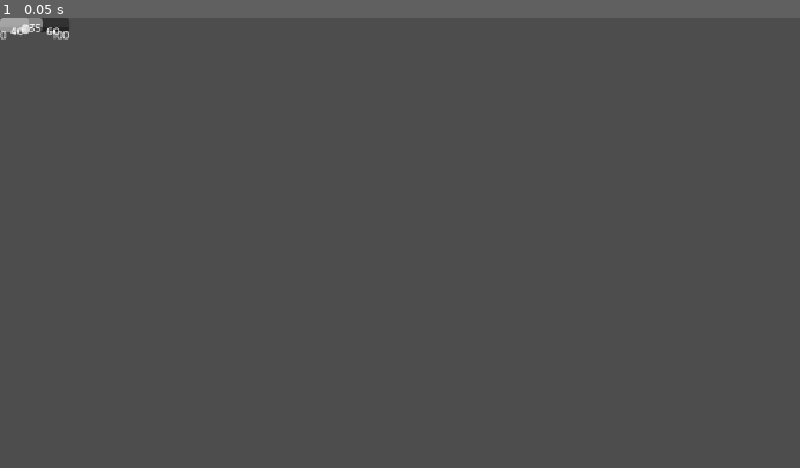
Above: before the commit, frame 1.
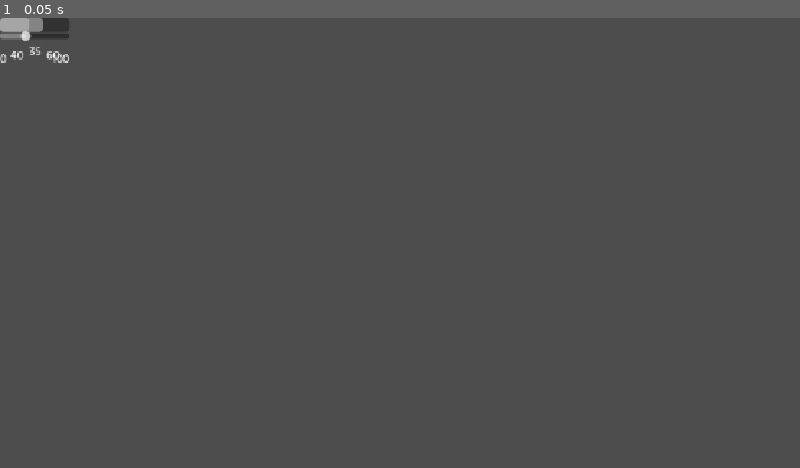
Above: after the commit, the same moment.

Repository: vhoyer/ludum_dare_60
Game: Godot game, scene res://components/ui_goal_within_range_of_range/TestAdjacentScene.tscn
Two runs of this game, one before a commit and one after it. Both use one fixed random seed, a clock stepped at 60 frames per second and the inputs below. This scene is started directly instead of the project's main scene.
Inputs:
- Up to frame 1 (0.05 s): no input

The runs differ from the first frame. In frame 1, 0.3% of the frame differs, in the area x 0-9%, y 1-10%.

Commit message:
Allow Goal to Expand Size

Diff:
--- a/components/ui_goal_within_range_of_range/TestAdjacentScene.tscn
+++ b/components/ui_goal_within_range_of_range/TestAdjacentScene.tscn
@@ -5,11 +5,7 @@
 
 [node name="Test" type="Control" unique_id=524011718]
 layout_mode = 3
-anchors_preset = 15
-anchor_right = 1.0
-anchor_bottom = 1.0
-grow_horizontal = 2
-grow_vertical = 2
+anchors_preset = 0
 script = ExtResource("1_bpvyl")
 
 [node name="UiGoalWithinRangeOfRange" parent="." unique_id=1012150934 instance=ExtResource("2_qdkyh")]
--- a/components/ui_goal_within_range_of_range/ui_goal_within_range_of_range.tscn
+++ b/components/ui_goal_within_range_of_range/ui_goal_within_range_of_range.tscn
@@ -2,81 +2,82 @@
 
 [ext_resource type="Script" uid="uid://bh55hbs3r8v3h" path="res://components/ui_goal_within_range_of_range/ui_goal_within_range_of_range.gd" id="1_dbhgx"]
 
-[node name="UiGoalWithinRangeOfRange" type="Control" unique_id=1012150934]
-layout_mode = 3
-anchors_preset = 15
-anchor_right = 1.0
-anchor_bottom = 1.0
-grow_horizontal = 2
-grow_vertical = 2
+[node name="UiGoalWithinRangeOfRange" type="MarginContainer" unique_id=1855809116]
+offset_right = 100.0
+offset_bottom = 69.0
 script = ExtResource("1_dbhgx")
 
 [node name="VBoxContainer" type="VBoxContainer" parent="." unique_id=1907702672]
-layout_mode = 0
-offset_right = 40.0
-offset_bottom = 40.0
-theme_override_constants/separation = -16
-
-[node name="MarginContainer" type="MarginContainer" parent="VBoxContainer" unique_id=499790492]
 layout_mode = 2
 
-[node name="ProgressBarOverlapBelowValue" type="ProgressBar" parent="VBoxContainer/MarginContainer" unique_id=1087862455]
+[node name="VBoxContainer" type="VBoxContainer" parent="VBoxContainer" unique_id=746686609]
+layout_mode = 2
+theme_override_constants/separation = -2
+
+[node name="MarginContainer" type="MarginContainer" parent="VBoxContainer/VBoxContainer" unique_id=499790492]
+layout_mode = 2
+
+[node name="ProgressBarOverlapBelowValue" type="ProgressBar" parent="VBoxContainer/VBoxContainer/MarginContainer" unique_id=1087862455]
 unique_name_in_owner = true
 custom_minimum_size = Vector2(100, 20)
 layout_mode = 2
 show_percentage = false
 
-[node name="ProgressBarValueRangeEnd" type="ProgressBar" parent="VBoxContainer/MarginContainer" unique_id=1913119787]
+[node name="ProgressBarValueRangeEnd" type="ProgressBar" parent="VBoxContainer/VBoxContainer/MarginContainer" unique_id=1913119787]
 unique_name_in_owner = true
 custom_minimum_size = Vector2(100, 20)
 layout_mode = 2
 show_percentage = false
 
-[node name="HSlider" type="HSlider" parent="VBoxContainer" unique_id=937555707]
+[node name="HSlider" type="HSlider" parent="VBoxContainer/VBoxContainer" unique_id=937555707]
 unique_name_in_owner = true
 layout_mode = 2
 offset_transform_enabled = true
-offset_transform_position = Vector2(0, 4)
+ticks_position = 1
 
-[node name="LabelValue" type="Label" parent="VBoxContainer" unique_id=828800179]
+[node name="NumberLabels" type="VBoxContainer" parent="VBoxContainer" unique_id=1044499230]
+layout_mode = 2
+theme_override_constants/separation = -16
+
+[node name="LabelValue" type="Label" parent="VBoxContainer/NumberLabels" unique_id=828800179]
 unique_name_in_owner = true
 layout_mode = 2
 text = "0"
 horizontal_alignment = 1
 
-[node name="HBoxContainer2" type="HBoxContainer" parent="VBoxContainer" unique_id=973657021]
+[node name="HBoxContainer2" type="HBoxContainer" parent="VBoxContainer/NumberLabels" unique_id=973657021]
 layout_mode = 2
 
-[node name="LabelValueRangeStart" type="Label" parent="VBoxContainer/HBoxContainer2" unique_id=2053802704]
+[node name="LabelValueRangeStart" type="Label" parent="VBoxContainer/NumberLabels/HBoxContainer2" unique_id=2053802704]
 unique_name_in_owner = true
 layout_mode = 2
 size_flags_horizontal = 3
 text = "0"
 horizontal_alignment = 1
 
-[node name="LabelValueRangeEnd" type="Label" parent="VBoxContainer/HBoxContainer2" unique_id=968783496]
+[node name="LabelValueRangeEnd" type="Label" parent="VBoxContainer/NumberLabels/HBoxContainer2" unique_id=968783496]
 unique_name_in_owner = true
 layout_mode = 2
 size_flags_horizontal = 3
 text = "0"
 horizontal_alignment = 1
 
-[node name="HBoxContainer" type="HBoxContainer" parent="VBoxContainer" unique_id=1155906741]
+[node name="HBoxContainer" type="HBoxContainer" parent="VBoxContainer/NumberLabels" unique_id=1155906741]
 layout_mode = 2
 
-[node name="LabelMinValue" type="Label" parent="VBoxContainer/HBoxContainer" unique_id=566527463]
+[node name="LabelMinValue" type="Label" parent="VBoxContainer/NumberLabels/HBoxContainer" unique_id=566527463]
 unique_name_in_owner = true
 layout_mode = 2
 text = "0"
 
-[node name="Control" type="Control" parent="VBoxContainer/HBoxContainer" unique_id=1296264857]
+[node name="Control" type="Control" parent="VBoxContainer/NumberLabels/HBoxContainer" unique_id=1296264857]
 layout_mode = 2
 size_flags_horizontal = 3
 
-[node name="LabelMaxValue" type="Label" parent="VBoxContainer/HBoxContainer" unique_id=1398478353]
+[node name="LabelMaxValue" type="Label" parent="VBoxContainer/NumberLabels/HBoxContainer" unique_id=1398478353]
 unique_name_in_owner = true
 layout_mode = 2
 text = "0"
 horizontal_alignment = 2
 
-[connection signal="value_changed" from="VBoxContainer/HSlider" to="." method="_on_h_slider_value_changed"]
+[connection signal="value_changed" from="VBoxContainer/VBoxContainer/HSlider" to="." method="_on_h_slider_value_changed"]
